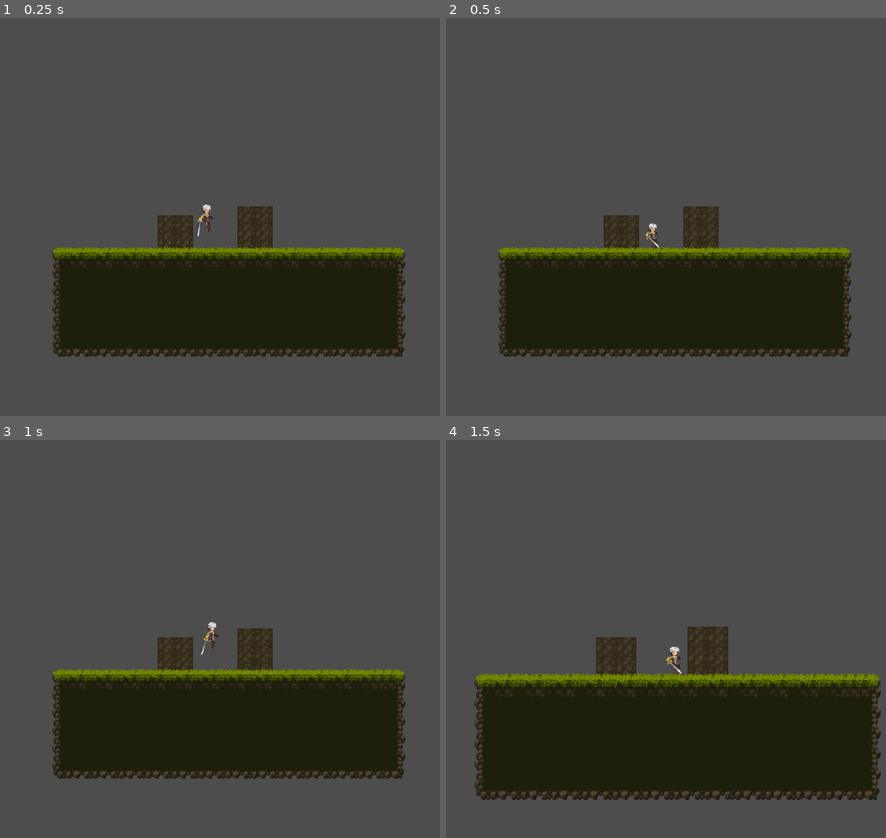
Above: before the commit, frames 1-4 (two rows, left to right).
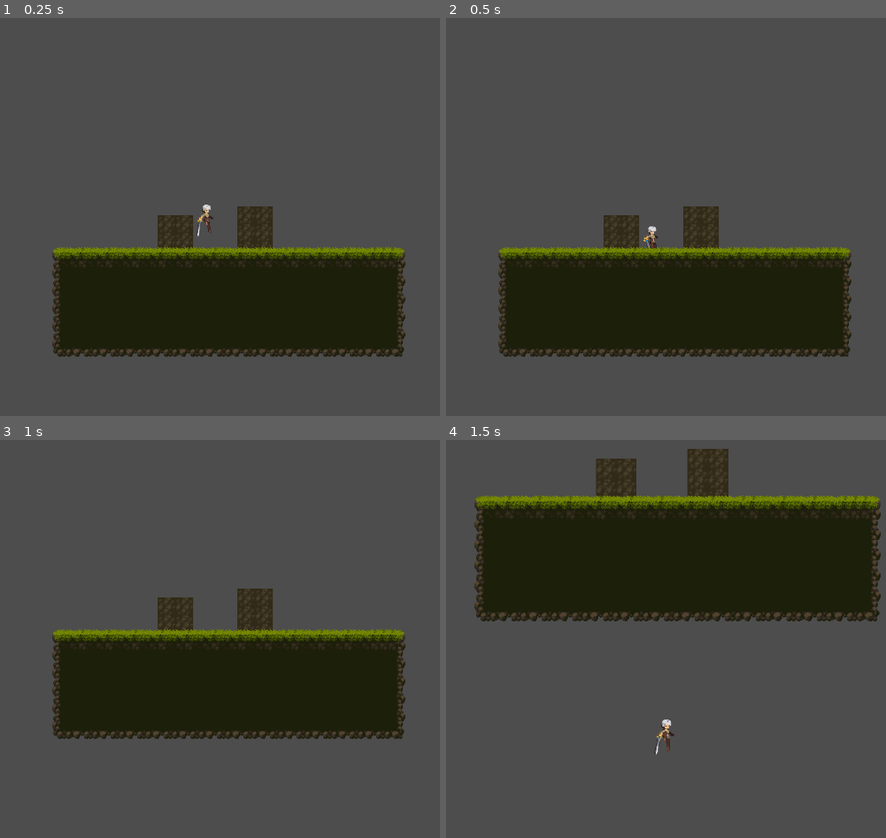
Above: after the commit, the same moments.

Repository: etscheelk/GameTests
Game: Godot game, scene res://Levels/test_level.tscn
The game is run twice, just before and just after one commit, with the same random seed, the same clock (stepped at 60 frames per second) and the same inputs.
Inputs (mouse positions are in pixels of both pictures, inside the frame that each line leads up to):
- Up to frame 1 (0.25 s): no input
- Up to frame 2 (0.5 s): no input
- Up to frame 3 (1 s): move the mouse to (365, 619) at 0.52 s; hold D (right) from 0.53 s (still down); tap Space (jump) at 0.6, 0.77 s
- Up to frame 4 (1.5 s): keep holding D (right); tap Space (jump) at 1.07 s; move the mouse to (512, 658) at 1.27 s; tap Mouse wheel up (zoomin) at 1.35 s

Frame 1 is identical in both runs. In frame 2, 0.1% of the frame differs, in the area x 44-49%, y 51-58%; in frame 3, 19%; in frame 4, 61%, in the area x 6-99%, y 2-91%.

Commit message:
Added markers to player

Diff:
--- a/Characters/player.gd
+++ b/Characters/player.gd
@@ -24,6 +24,9 @@
 @onready var collider : CollisionShape2D = $CollisionShape2D
 
 @onready var tileMap : TileMap = $"../TileMap"
+
+# z_index controls tile and player draw. Lower means more behind. Make sure to check the player is in front
+# Must also consider collision_layer and mask
 
 var canClimb : bool = false
 @onready var wallClimbTimer : Timer = $"(Timer) WallClimbing"
@@ -89,6 +92,7 @@
 	# Retrieve the tilemap coordinate at the players center
 	var tileMapCoord : Vector2i = tileMap.local_to_map(position)
 
+	# layer, coord
 	var tile : TileData = tileMap.get_cell_tile_data(1, tileMapCoord)
 
 	canClimb = tile != null
@@ -142,9 +146,12 @@
 func climb() -> void:
 	if wallClimbTimer.is_stopped() and is_on_floor():
 		wallClimbTimer.start()
+		return
+
 
 
 #	position.y -= 20
+	velocity.x = 0
 	velocity.y = -20
 
 	pass
--- a/Characters/player.tscn
+++ b/Characters/player.tscn
@@ -299,6 +299,7 @@
 [sub_resource type="AnimationRootNode" id="AnimationRootNode_q3ubg"]
 
 [node name="Player" type="CharacterBody2D"]
+collision_mask = 2
 script = ExtResource("1_oe8ln")
 
 [node name="AnimatedSprite2D" type="AnimatedSprite2D" parent="."]
@@ -324,4 +325,10 @@
 wait_time = 0.5
 one_shot = true
 
+[node name="Feet Marker2D" type="Marker2D" parent="."]
+position = Vector2(0, 24)
+
+[node name="Hands Marker2D" type="Marker2D" parent="."]
+position = Vector2(8, 3)
+
 [connection signal="animation_finished" from="AnimatedSprite2D" to="." method="_on_animated_sprite_2d_animation_finished"]
--- a/Levels/test_level.tscn
+++ b/Levels/test_level.tscn
@@ -6,6 +6,8 @@
 [ext_resource type="Script" path="res://Levels/Camera.gd" id="3_qj7lo"]
 
 [node name="TestLevel" type="Node2D"]
+
+[node name="Tilemaps" type="Node" parent="."]
 
 [node name="TileMap" type="TileMap" parent="." node_paths=PackedStringArray("pos")]
 position = Vector2(32, -32)
